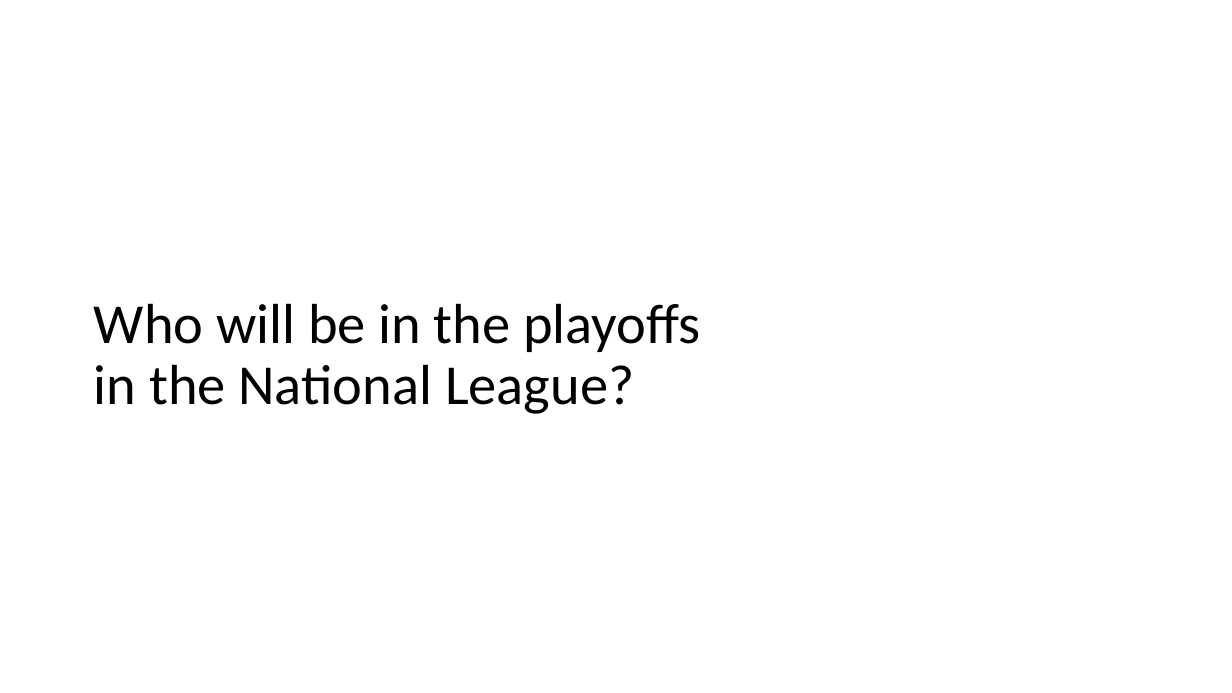
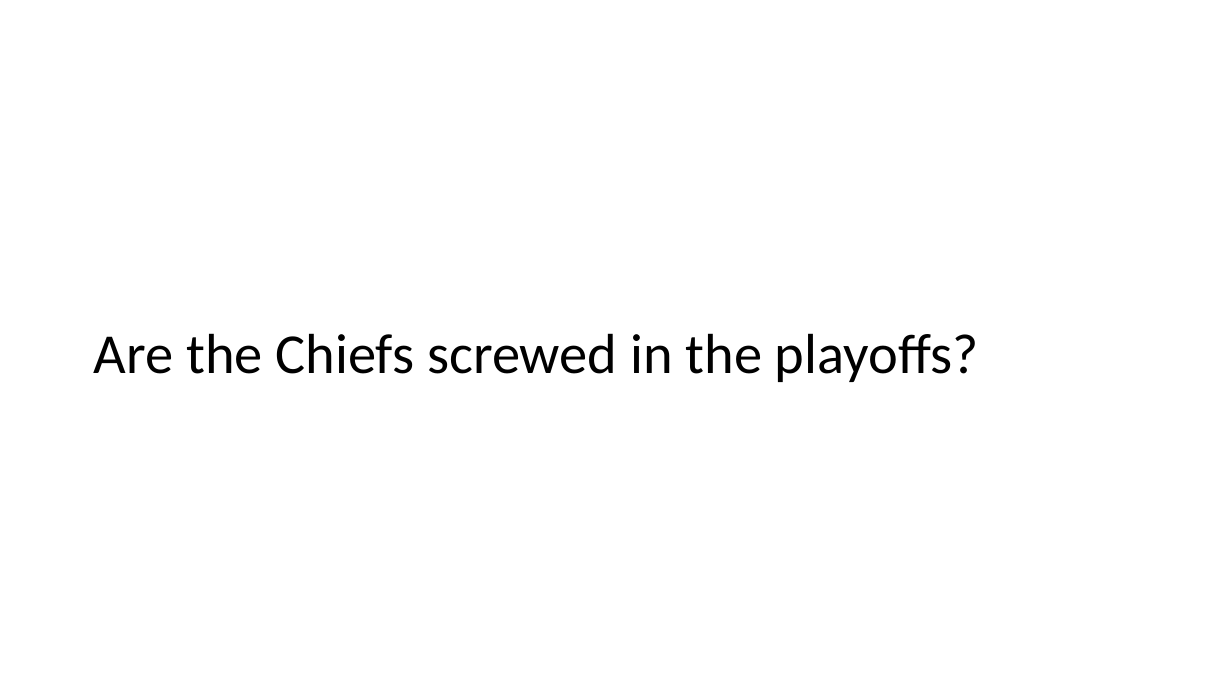
Before and after one commit to mattwaite/SPMC350-Sports-Data-Analysis-And-Visualization, a slide deck: slide 2 of Lectures/1_intro.pptx. Drawn at 1232x693 pixels with LibreOffice and Linux fonts; fonts in the diff are those of the drawing. Boxes give left, top, right and bottom in pixels: in the first picture for what was removed or moved away, otherwise in the second. Text is boxed around its words. In the diff, an @@ line names an element or a change of style, - is before the commit and + after.

```diff
--- a/Lectures/1_intro.pptx
+++ b/Lectures/1_intro.pptx
@@ title at (94, 333, 979, 382): text changed @@
-Who will be in the playoffs
-in the National League?
+Are the Chiefs screwed in the playoffs?
```
Also in this commit, not shown: 1 other slide changed, 1 slide removed, 43 other files.
